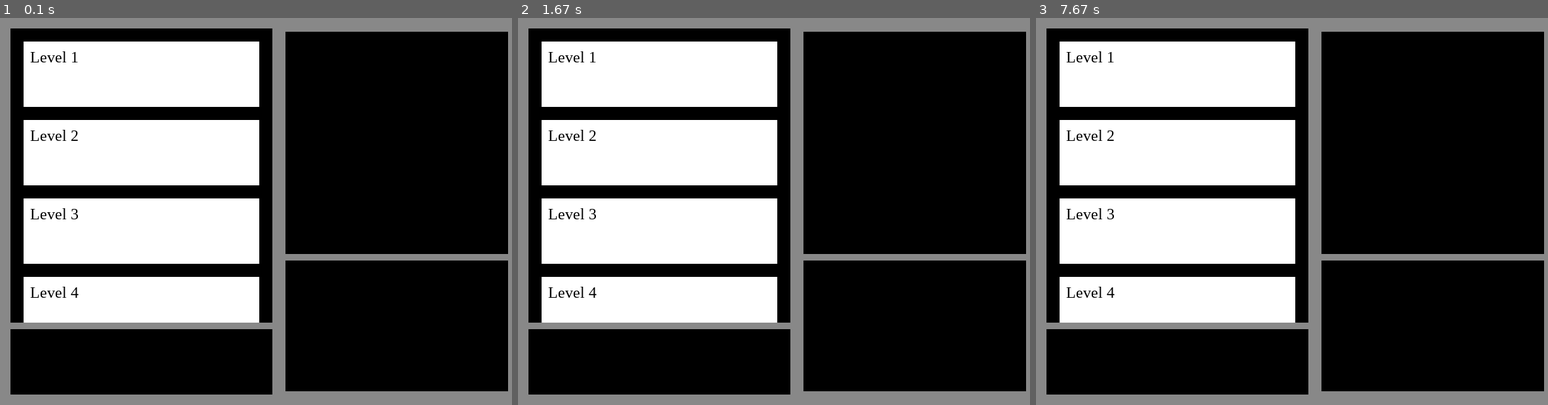
Above: before the commit, frames 1-3 (left to right).
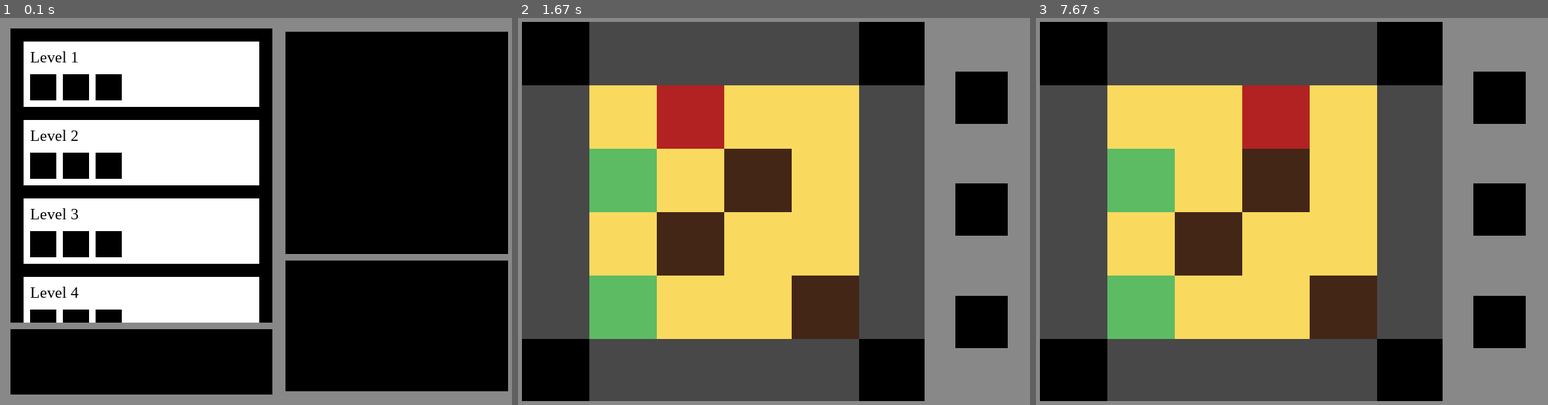
Above: after the commit, the same moments.

Repository: PekeIsBae/NEA
Game: pygame game, started from walk_pygame.py
The game is run twice, just before and just after one commit, with the same random seed, the same clock (stepped at 60 frames per second) and the same inputs.
Inputs (mouse positions are in pixels of both pictures, inside the frame that each line leads up to):
- Up to frame 1 (0.1 s): no input
- Up to frame 2 (1.67 s): click (661, 176) at 0.38 s; press the mouse at (912, 327) at 0.7 s; move the mouse to (876, 285) at 0.8 s; release the mouse at (840, 246) at 0.93 s; click (983, 207) at 1.05 s; press the mouse at (983, 99) at 1.37 s; move the mouse to (825, 122) at 1.47 s; release the mouse at (671, 149) at 1.6 s
- Up to frame 3 (7.67 s): hold Right 1.67-2.13 s; press the mouse at (1501, 323) at 2.2 s; move the mouse to (1312, 242) at 2.3 s; release the mouse at (1128, 161) at 2.43 s; press the mouse at (1430, 327) at 2.53 s; move the mouse to (1302, 277) at 2.63 s; release the mouse at (1169, 230) at 2.77 s; press the mouse at (1501, 323) at 2.87 s; move the mouse to (1322, 254) at 2.97 s; release the mouse at (1143, 188) at 3.1 s; press the mouse at (1430, 327) at 3.2 s; move the mouse to (1394, 207) at 3.3 s; release the mouse at (1353, 91) at 3.43 s; press the mouse at (1501, 323) at 3.53 s; move the mouse to (1338, 285) at 3.63 s; release the mouse at (1179, 250) at 3.77 s; click (1102, 172) at 3.88 s; press the mouse at (1430, 327) at 4.2 s; move the mouse to (1348, 207) at 4.3 s; release the mouse at (1266, 91) at 4.43 s; press the mouse at (1501, 323) at 4.53 s; move the mouse to (1358, 219) at 4.63 s; release the mouse at (1215, 114) at 4.77 s; press the mouse at (1430, 327) at 4.87 s; move the mouse to (1414, 203) at 4.97 s; release the mouse at (1394, 83) at 5.1 s; press the mouse at (1501, 323) at 5.2 s; move the mouse to (1317, 211) at 5.3 s; release the mouse at (1133, 103) at 5.43 s; press the mouse at (1430, 327) at 5.53 s; move the mouse to (1455, 196) at 5.63 s; release the mouse at (1481, 68) at 5.77 s; press the mouse at (1501, 323) at 5.87 s; move the mouse to (1307, 331) at 5.97 s; release the mouse at (1112, 339) at 6.1 s; press the mouse at (1430, 327) at 6.2 s; move the mouse to (1348, 312) at 6.3 s; release the mouse at (1261, 296) at 6.43 s; press the mouse at (1501, 323) at 6.53 s; move the mouse to (1420, 203) at 6.63 s; release the mouse at (1338, 87) at 6.77 s; press the mouse at (1430, 327) at 6.87 s; move the mouse to (1358, 273) at 6.97 s; release the mouse at (1281, 223) at 7.1 s; hold Right from 7.5 s (still down)

The runs differ from the first frame. In frame 1, 3.6% of the frame differs, in the area x 5-24%, y 14-79%; in frame 2, 85%, in the area x 0-100%, y 1-99%; in frame 3, 85%.

Commit message:
Fixed problems involving relative positioning for level buttons, now mouse position is converted to be relative to a specific widget when checking if something is clicked.
Option buttons can be detected for each level. Levels can now be deleted but the menu reset is quite jarring. I do not plan to fix this as it is not a priority.

I do want to improve scrolling for the menu if possible so a higher scroll speed can be used, but the priority now is to get sprites for the game and to start making a level creator.

Diff:
--- a/walk_pygame.py
+++ b/walk_pygame.py
@@ -19,8 +19,7 @@
 PLAYER_COLOUR = (178, 34, 34)  # https://graf1x.com/shades-of-red-color-palette-hex-rgb-code/ (Fire Brick)
 BOX_COLOUR = (67, 38, 22)  # https://www.color-meanings.com/shades-of-brown-color-names-html-hex-rgb-codes/ (Walnut)
 WALL_COLOUR = (72, 72, 72)  # http://ezavada.com/pdg/javascript/html/classpdg_1_1_color.html ('#484848')
-LEVELBUTTON_COLOUR = (255, 255, 255)
-
+LEVEL_BUTTON_COLOUR = (255, 255, 255)
 BLACK = (0, 0, 0)
 
 FPS = 30
@@ -37,7 +36,9 @@
 PLAY_DIMS = (440, 375, 340, 200)
 CREATE_DIMS = (20, 480, 400, 100)
 LEVEL_SELECT_DIMS = (400, 450)
-LEVEL_SELECT_OFFSET = (20, 20)
+LEVEL_BUTTON_DIMS = (360, 100)
+LEVEL_BUTTON_OFFSET = (20, 20)
+LEVEL_BUTTON_TEXT_OFFSET = (10, 10)
 PREVIEW_DIMS = (340, 340)
 PREVIEW_OFFSET = (440, 25)
 # Game Screen buttons
@@ -65,30 +66,50 @@
 
         self.selected = None
 
-        self.level_select = pg.Surface(LEVEL_SELECT_DIMS)
+        self.scroll_offset = 0
+        self.max_scroll_offset = -430
+
+        self.level_buttons_group = pg.sprite.Group()
+        self.level_buttons = []
+        self.menu_buttons_group = pg.sprite.Group()
+
+        self.level_select = GameSprite(20, 20, 400, 450)
         self.preview = pg.Surface(PREVIEW_DIMS)
         self.create_b = pg.Rect(CREATE_DIMS)
-        self.play_b = pg.Rect(PLAY_DIMS)
-
+        self.create_b = GameSprite(20, 480, 400, 100)
+        self.play_b = GameSprite(440, 375, 340, 200)
+        self.menu_buttons_group.add(self.level_select, self.create_b, self.play_b)
+
+        self.make_level_buttons()
+
+        self.menu_mainloop()
+
+    def get_levels(self):
+        return os.listdir('./levels')
+
+    def make_level_buttons(self):
+        self.level_select.image.fill(BLACK)
+        self.level_buttons_group = pg.sprite.Group()
+        self.level_buttons = []
         self.scroll_offset = 0
         self.max_scroll_offset = -430
-
-        self.level_buttons_group = pg.sprite.Group()
-        self.level_buttons = []
-
-        self.make_level_buttons()
-
-        self.menu_mainloop()
-
-    def get_levels(self):
-        return os.listdir('./levels')
-
-    def make_level_buttons(self):
         for numb, level in enumerate(self.get_levels()):
             self.button = LevelButton(numb, level)
             self.level_buttons_group.add(self.button)
             self.level_buttons.append(self.button)
-            self.max_scroll_offset += 120
+            self.max_scroll_offset += LEVEL_BUTTON_DIMS[1] + 20
+        self.level_buttons_group.draw(self.level_select.image)
+
+    def scroll_menu(self, dir):
+        if -self.max_scroll_offset <= (self.scroll_offset + SCROLL_SPD * dir) <= 0:
+            self.level_select.image.fill(BLACK)
+            self.level_buttons_group.update(dir)
+            # Draw sprites onto the empty surface immediately after update to avoid flicker
+            self.scroll_offset += SCROLL_SPD * dir
+        self.level_buttons_group.draw(self.level_select.image)
+
+    def localise_pos_level_select(self, pos):
+        return pos[0] - 20, pos[1] - 20
 
     def menu_mainloop(self):
 
@@ -102,33 +123,38 @@
                 if event.type == pg.QUIT:
                     self.done = True
                 if event.type == pg.MOUSEWHEEL:
-                    if self.level_select.get_rect().collidepoint(self.mouse_point):
-                        if -self.max_scroll_offset <= (self.scroll_offset + SCROLL_SPD * (event.y)) <= 0:
-                            self.level_select.fill(BLACK)
-                            self.level_buttons_group.update(event.y)
-                            # Draw sprites onto the empty surface immediately after update to avoid flicker
-                            self.level_buttons_group.draw(self.level_select)
-                            self.scroll_offset += SCROLL_SPD * event.y
+                    if self.level_select.rect.collidepoint(self.mouse_point):
+                        self.scroll_menu(event.y)
                 if event.type == pg.MOUSEBUTTONDOWN:
                     # '1' indicates a left click
                     if event.button == 1:
-                        if self.level_select.get_rect().collidepoint(self.mouse_point):
+                        if self.level_select.rect.collidepoint(self.mouse_point):
+                            # Make the mouse position be relative to the level_select sprite
+                            self.local_pos = self.localise_pos_level_select(self.mouse_point)
                             for button in self.level_buttons:
-                                if button.rect.collidepoint(self.mouse_point):
+                                if button.rect.collidepoint(self.local_pos):
                                     self.selected = button
-                        if self.play_b.collidepoint(self.mouse_point) and self.selected:
+                                    # Make the mouse position be relative to the button selected
+                                    self.button_local_pos = button.localise_pos(self.local_pos)
+                                    if button.check_option_pressed(self.button_local_pos):
+                                        self.option_pos = button.check_option_pressed(self.button_local_pos).rect.x
+                                        if self.option_pos == 10:
+                                            os.unlink(f'./levels/{button.filename}')
+                                            self.make_level_buttons()
+                                        elif self.option_pos == 60:
+                                            print('Edit')
+                                        elif self.option_pos == 110:
+                                            print('Leader')
+                        if self.play_b.rect.collidepoint(self.mouse_point) and self.selected:
                             self.game = Game(self.selected.get_filename(), self.selected.get_display_name())
                             pg.display.set_caption('PySoko')
 
             self.screen.fill(SCREEN_COLOUR)
 
-            self.screen.blit(self.level_select, LEVEL_SELECT_OFFSET)
             self.screen.blit(self.preview, PREVIEW_OFFSET)
 
-            self.level_buttons_group.draw(self.level_select)
-
-            pg.draw.rect(self.screen, BLACK, self.create_b)
-            pg.draw.rect(self.screen, BLACK, self.play_b)
+            self.menu_buttons_group.draw(self.screen)
+            self.level_buttons_group.draw(self.level_select.image)
 
             pg.display.flip()
 
@@ -139,18 +165,37 @@
 
     def __init__(self, row, filename):
         super().__init__()
-        self.image = pg.Surface((360, 100))
-        self.image.fill(LEVELBUTTON_COLOUR)
-
+        # Level button appearence
+        self.image = pg.Surface(LEVEL_BUTTON_DIMS)
+        self.image.fill(LEVEL_BUTTON_COLOUR)
+
+        # Draw level name of the level button
         self.font = pg.font.SysFont('Times New Roman', 24)
         self.filename = filename
         self.display_name = self.display_name(self.filename)
         self.text = self.font.render(self.display_name, True, BLACK)
-        self.image.blit(self.text, (10, 10))
-
+        self.image.blit(self.text, LEVEL_BUTTON_TEXT_OFFSET)
+
+        # Option buttons for delete, edit and leaderboard for each level button
+        self.option_buttons_group = pg.sprite.Group()
+        self.delete_b = GameSprite(10, 50, 40, 40)
+        self.edit_b = GameSprite(60, 50, 40, 40)
+        self.leader_b = GameSprite(110, 50, 40, 40)
+        self.option_buttons_group.add(self.delete_b, self.edit_b, self.leader_b)
+        self.option_buttons_group.draw(self.image)
+
+        # Level button positioning
         self.rect = self.image.get_rect()
-        self.rect.x = 20
-        self.rect.y = (row * 100) + ((row + 1) * 20)
+        self.rect.x = LEVEL_BUTTON_OFFSET[0]
+        self.rect.y = (row * LEVEL_BUTTON_DIMS[1]) + ((row + 1) * LEVEL_BUTTON_OFFSET[1])
+
+    def localise_pos(self, pos):
+        return pos[0] - self.rect.x, pos[1] - self.rect.y
+
+    def check_option_pressed(self, pos):
+        for button in self.option_buttons_group:
+            if button.rect.collidepoint(pos[0], pos[1]):
+                return button
 
     def get_display_name(self):
         return self.display_name
@@ -178,9 +223,11 @@
         self.level_data = self.parse_level_data(level_file)
         self.b = Board(self.level_data)
 
-        self.undo_b = pg.Rect(UNDO_DIMS)
-        self.restart_b = pg.Rect(RESTART_DIMS)
-        self.quit_b = pg.Rect(QUIT_DIMS)
+        self.game_buttons_group = pg.sprite.Group()
+        self.undo_b = GameSprite(SCREEN_DIMS[0]*0.84, SCREEN_DIMS[1]*(1/7), GAME_BUTTON_SIZE[0], GAME_BUTTON_SIZE[1])
+        self.restart_b = GameSprite(SCREEN_DIMS[0]*0.84, SCREEN_DIMS[1]*(3/7), GAME_BUTTON_SIZE[0], GAME_BUTTON_SIZE[1])
+        self.quit_b = GameSprite(SCREEN_DIMS[0]*0.84, SCREEN_DIMS[1]*(5/7), GAME_BUTTON_SIZE[0], GAME_BUTTON_SIZE[1])
+        self.game_buttons_group.add(self.undo_b, self.restart_b, self.quit_b)
 
         self.game_mainloop()
 
@@ -209,19 +256,17 @@
                 if event.type == pg.MOUSEBUTTONDOWN:
                     if event.button == 1:
                         self.mouse_point = event.pos
-                        if self.undo_b.collidepoint(self.mouse_point):
+                        if self.undo_b.rect.collidepoint(self.mouse_point):
                             self.b.undo()
-                        if self.restart_b.collidepoint(self.mouse_point):
+                        if self.restart_b.rect.collidepoint(self.mouse_point):
                             self.b = Board(self.level_data)
-                        if self.quit_b.collidepoint(self.mouse_point):
+                        if self.quit_b.rect.collidepoint(self.mouse_point):
                             self.done = True
 
             self.screen.blit(self.b, BOARD_OFFSET)
 
             # Draw game screen buttons
-            pg.draw.rect(self.screen, BLACK, self.undo_b)
-            pg.draw.rect(self.screen, BLACK, self.restart_b)
-            pg.draw.rect(self.screen, BLACK, self.quit_b)
+            self.game_buttons_group.draw(self.screen)
 
             pg.display.flip()
 
@@ -336,17 +381,20 @@
         return True
 
 
-class Tile_Obj(pg.sprite.Sprite):
-
-    def __init__(self, x, y, w, h):
+class GameSprite(pg.sprite.Sprite):
+
+    def __init__(self, x, y, w, h, sprite=None):
         super().__init__()
-        self.image = pg.Surface((w, h))
+        if sprite is None:
+            self.image = pg.Surface((w, h))
+        else:
+            self.image = pg.image.load(f'images/{sprite}').convert()
         self.rect = self.image.get_rect()
         self.rect.x = x
         self.rect.y = y
 
 
-class Moving(Tile_Obj):
+class Moving(GameSprite):
 
     def __init__(self, x, y, w, h):
         super().__init__(x, y, w, h)
@@ -423,14 +471,14 @@
         self.image.fill(BOX_COLOUR)
 
 
-class Wall(Tile_Obj):
+class Wall(GameSprite):
 
     def __init__(self, x, y, w, h):
         super().__init__(x, y, w, h)
         self.image.fill(WALL_COLOUR)
 
 
-class Tile(Tile_Obj):
+class Tile(GameSprite):
 
     def __init__(self, x, y, w, h):
         super().__init__(x, y, w, h)
Binary file added: images/undo.png
